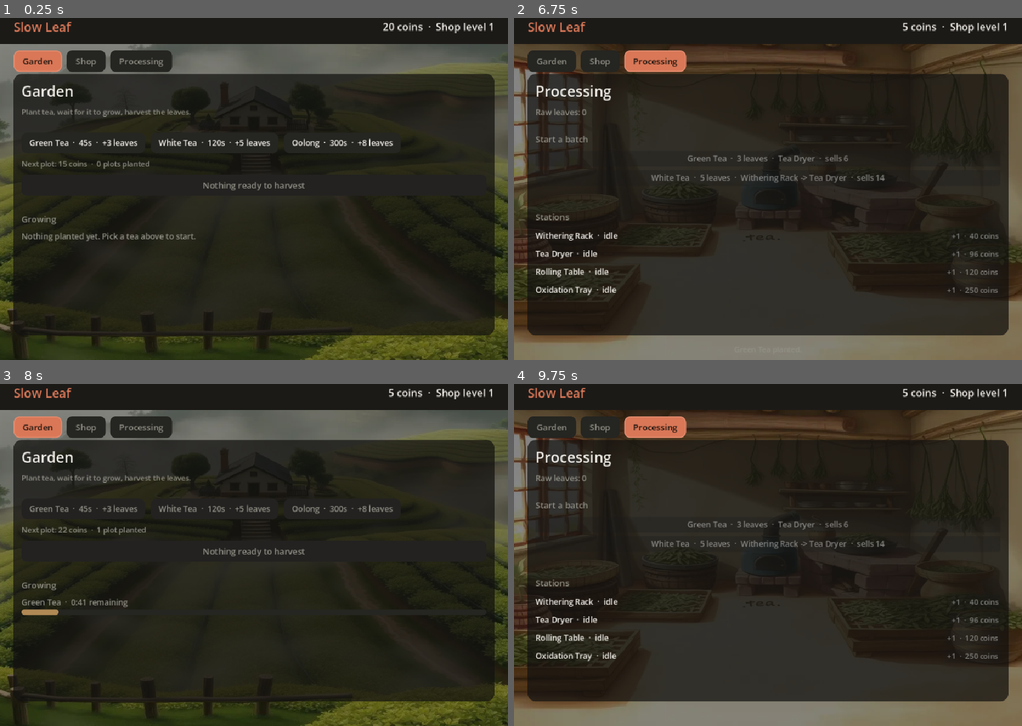
Above: before the commit, frames 1-4 (two rows, left to right).
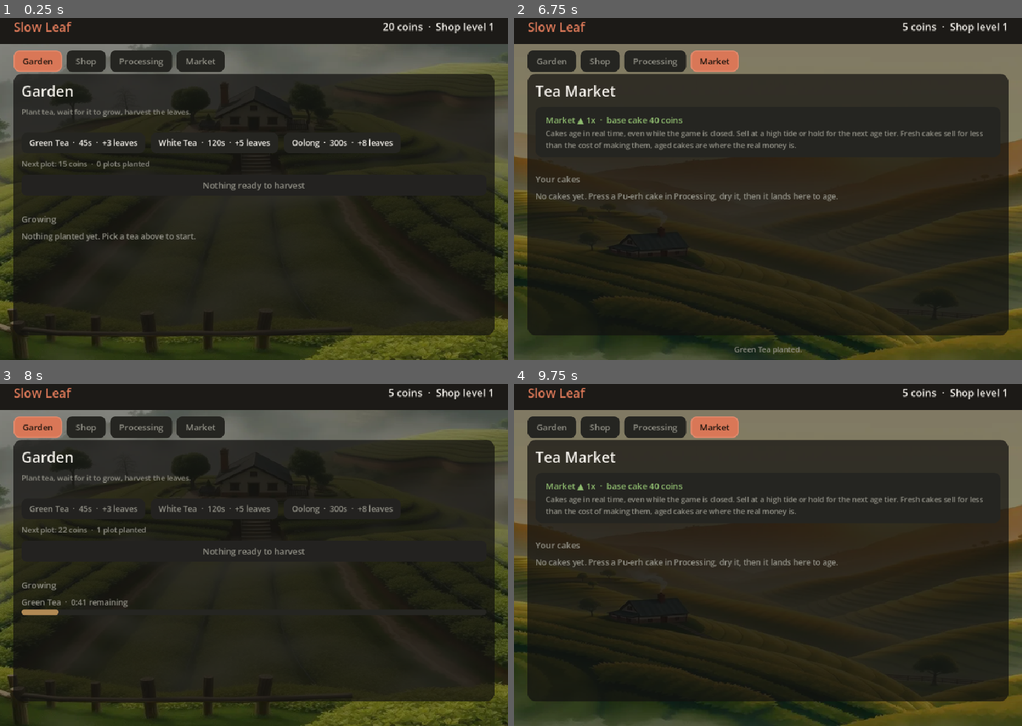
Above: after the commit, the same moments.

Repository: adisetiawanx/indie-game
Game: Godot game, scene res://scenes/main.tscn
Two runs of this game, one before a commit and one after it. Both use one fixed random seed, a clock stepped at 60 frames per second and the inputs below.
Inputs (mouse positions are in pixels of both pictures, inside the frame that each line leads up to):
- Up to frame 1 (0.25 s): no input
- Up to frame 2 (6.75 s): click (717, 62) at 0.5 s, where only the run after the commit has a clickable "Market"; click "Garden" at 1.25 s; click "Shop" at 2 s; click "Processing" at 2.75 s; click "Garden" at 3.5 s; click "Green Tea · 45s · +3 leaves" at 4.25 s; click "Shop" at 5 s; click "Processing" at 5.75 s; click (717, 62) at 6.5 s, where only the run after the commit has a clickable "Market"
- Up to frame 3 (8 s): click "Garden" at 7.25 s
- Up to frame 4 (9.75 s): click "Shop" at 8 s; click "Processing" at 8.75 s; click (717, 428) at 9.5 s, where only the run after the commit has a clickable "Market"

The runs differ from the first frame. In frame 1, 0.6% of the frame differs, in the area x 34-45%, y 9-16%; in frame 2, 30%; in frame 3, 0.6%; in frame 4, 30%, in the area x 0-100%, y 7-100%.

Commit message:
tea market and real-time pu-erh aging with age tiers

Diff:
--- a/scripts/game_state.gd
+++ b/scripts/game_state.gd
@@ -61,6 +61,21 @@
 # Durasi satu langkah stasiun (detik) untuk semua produk di M0.
 const STEP_SECONDS := 10.0
 
+# --- Pasar & aging pu-erh (hook utama, lihat GAME.md) ---
+# Harga dasar kue pu-erh sebelum multiplier.
+const PUER_BASE_PRICE := 40.0
+# Tier aging berbasis WAKTU RIIL (detik), berlaku juga saat game mati.
+const AGE_TIERS := [
+	{"name": "Fresh", "seconds": 0.0, "mult": 1.0},
+	{"name": "Aged", "seconds": 259200.0, "mult": 2.0},       # 3 hari
+	{"name": "Reserve", "seconds": 604800.0, "mult": 4.0},    # 7 hari
+	{"name": "Vintage", "seconds": 2592000.0, "mult": 12.0},  # 30 hari
+	{"name": "Ancestral", "seconds": 8640000.0, "mult": 40.0}, # 100 hari
+]
+# Kisaran multiplier pasar.
+const MARKET_MIN := 0.5
+const MARKET_MAX := 1.7
+
 # --- Data statis: pelanggan ---
 const CUSTOMER_NAMES := [
 	"Mira", "Tomas", "Aiko", "Bram", "Selin", "Oren", "Yuki", "Pak Darma",
@@ -83,7 +98,7 @@
 
 var stock := {}                  # product_id -> jumlah siap saji
 var aging := []                  # [{ready_at}] kue pu-erh yang sedang mengering
-var press_queue := []            # [{ready_at}] pressing di aging rack
+var vintage := []                # [{finished_at}] kue kering, menua real-time
 
 var customer: Dictionary = {}    # pelanggan aktif {name, product, reward, xp}
 var customer_cooldown: float = 0.0
@@ -281,13 +296,87 @@
 	for c in aging:
 		if now >= float(c["ready_at"]):
 			got += 1
-			stock["puer_cake"] = int(stock.get("puer_cake", 0)) + 1
+			vintage.append({"finished_at": now})
 		else:
 			remaining.append(c)
 	aging = remaining
 	if got > 0:
 		stock_changed.emit()
 	return got
+
+
+# ============ PASAR & AGING PU-ERH ============
+
+## Multiplier pasar deterministik dari jam unix: sama untuk semua pemain,
+## berputar mulus tanpa save state, tetap benar setelah game mati berhari-hari.
+func market_mult() -> float:
+	return market_mult_at(_now())
+
+
+## Arah pasar: bandingkan multiplier sekarang vs satu jam lalu.
+func market_direction() -> String:
+	var m_now: float = market_mult()
+	var m_prev: float = market_mult_at(_now() - 3600.0)
+	if m_now > m_prev * 1.03:
+		return "rising"
+	elif m_now < m_prev * 0.97:
+		return "falling"
+	return "steady"
+
+
+func market_mult_at(unix_seconds: float) -> float:
+	var hours: float = unix_seconds / 3600.0
+	var wave: float = (
+		0.35 * sin(hours * 0.26)
+		+ 0.22 * sin(hours * 0.83 + 1.7)
+		+ 0.13 * sin(hours * 2.1 + 4.2)
+	)
+	var t: float = (wave + 0.7) / 1.4
+	return MARKET_MIN + t * (MARKET_MAX - MARKET_MIN)
+
+
+func age_info(age_seconds: float) -> Dictionary:
+	var idx := 0
+	for i in AGE_TIERS.size():
+		if age_seconds >= float(AGE_TIERS[i]["seconds"]):
+			idx = i
+	var tier: Dictionary = AGE_TIERS[idx]
+	var out := {
+		"tier_index": idx,
+		"tier_name": tier["name"],
+		"mult": float(tier["mult"]),
+		"next_seconds": -1.0,
+		"next_mult": 0.0,
+	}
+	if idx + 1 < AGE_TIERS.size():
+		out["next_seconds"] = float(AGE_TIERS[idx + 1]["seconds"])
+		out["next_mult"] = float(AGE_TIERS[idx + 1]["mult"])
+	return out
+
+
+func cake_age_seconds(finished_at: float) -> float:
+	return maxf(0.0, _now() - finished_at)
+
+
+func puer_price(finished_at: float) -> float:
+	var info := age_info(cake_age_seconds(finished_at))
+	return PUER_BASE_PRICE * float(info["mult"]) * market_mult()
+
+
+func vintage_count() -> int:
+	return vintage.size()
+
+
+func sell_cake(index: int) -> bool:
+	if index < 0 or index >= vintage.size():
+		return false
+	var cake: Dictionary = vintage[index]
+	var price := puer_price(float(cake["finished_at"]))
+	coins += price
+	stats_earned += price
+	vintage.remove_at(index)
+	coins_changed.emit()
+	return true
 
 
 # ============ PENYAJIAN ============
@@ -351,6 +440,7 @@
 		station_queues[st] = []
 	stock = {}
 	aging = []
+	vintage = []
 	customer = {}
 	customer_cooldown = 0.0
 	stats_served = 0
@@ -363,7 +453,8 @@
 		"coins": coins, "xp": xp, "shop_level": shop_level,
 		"raw_leaves": raw_leaves, "plots": plots,
 		"plot_price": plot_price, "station_counts": station_counts,
-		"stock": stock, "aging": aging, "stats_served": stats_served,
+		"stock": stock, "aging": aging, "vintage": vintage,
+		"stats_served": stats_served,
 		"stats_earned": stats_earned,
 	}
 	var f := FileAccess.open(SAVE_PATH, FileAccess.WRITE)
@@ -396,5 +487,6 @@
 			station_counts[k] = int(sc[k])
 	stock = parsed.get("stock", {})
 	aging = parsed.get("aging", [])
+	vintage = parsed.get("vintage", [])
 	stats_served = int(parsed.get("stats_served", 0))
 	stats_earned = float(parsed.get("stats_earned", 0.0))
--- a/scripts/main.gd
+++ b/scripts/main.gd
@@ -18,6 +18,7 @@
 var tab_garden: Button
 var tab_shop: Button
 var tab_processing: Button
+var tab_market: Button
 var pages: Dictionary = {}
 
 # garden page
@@ -37,6 +38,11 @@
 var leaves_label: Label
 var product_rows: VBoxContainer
 var station_rows: VBoxContainer
+
+# market page
+var market_label: Label
+var market_hint: Label
+var vintage_rows: VBoxContainer
 
 var status_label: Label
 var status_tween: Tween
@@ -149,11 +155,13 @@
 	tab_garden = _make_tab("Garden")
 	tab_shop = _make_tab("Shop")
 	tab_processing = _make_tab("Processing")
-	for b in [tab_garden, tab_shop, tab_processing]:
+	tab_market = _make_tab("Market")
+	for b in [tab_garden, tab_shop, tab_processing, tab_market]:
 		tabbar.add_child(b)
 	tab_garden.pressed.connect(func(): _show_page("garden"))
 	tab_shop.pressed.connect(func(): _show_page("shop"))
 	tab_processing.pressed.connect(func(): _show_page("processing"))
+	tab_market.pressed.connect(func(): _show_page("market"))
 
 	# --- halaman ---
 	var page_holder := MarginContainer.new()
@@ -167,6 +175,7 @@
 	pages["garden"] = _build_garden_page()
 	pages["shop"] = _build_shop_page()
 	pages["processing"] = _build_processing_page()
+	pages["market"] = _build_market_page()
 	for k in pages.keys():
 		page_holder.add_child(pages[k])
 		pages[k].visible = false
@@ -234,8 +243,11 @@
 	tab_garden.button_pressed = page == "garden"
 	tab_shop.button_pressed = page == "shop"
 	tab_processing.button_pressed = page == "processing"
-	# ganti latar sesuai halaman
+	tab_market.button_pressed = page == "market"
+	# ganti latar sesuai halaman (market pakai latar banner lembah teh)
 	var tex_path := "res://assets/bg_%s.webp" % page
+	if page == "market":
+		tex_path = "res://assets/banner.webp"
 	if ResourceLoader.exists(tex_path):
 		bg_texture.texture = load(tex_path)
 	else:
@@ -434,6 +446,59 @@
 	station_rows = VBoxContainer.new()
 	station_rows.add_theme_constant_override("separation", 6)
 	vbox.add_child(station_rows)
+
+	return _page_backing(scroll)
+
+
+func _build_market_page() -> Control:
+	var scroll := ScrollContainer.new()
+	scroll.horizontal_scroll_mode = ScrollContainer.SCROLL_MODE_DISABLED
+	var vbox := VBoxContainer.new()
+	vbox.size_flags_horizontal = Control.SIZE_EXPAND_FILL
+	vbox.add_theme_constant_override("separation", 10)
+	scroll.add_child(vbox)
+
+	var h := Label.new()
+	h.text = "Tea Market"
+	h.add_theme_font_size_override("font_size", 26)
+	h.add_theme_color_override("font_color", COL_TEXT)
+	vbox.add_child(h)
+
+	# status pasar live
+	var market_panel := PanelContainer.new()
+	var mp_style := _box(COL_SURFACE, 12)
+	mp_style.content_margin_left = 18.0
+	mp_style.content_margin_right = 18.0
+	mp_style.content_margin_top = 12.0
+	mp_style.content_margin_bottom = 12.0
+	market_panel.add_theme_stylebox_override("panel", mp_style)
+	vbox.add_child(market_panel)
+	var mp_v := VBoxContainer.new()
+	mp_v.add_theme_constant_override("separation", 4)
+	market_panel.add_child(mp_v)
+
+	market_label = Label.new()
+	market_label.add_theme_font_size_override("font_size", 15)
+	market_label.add_theme_color_override("font_color", COL_TEXT)
+	mp_v.add_child(market_label)
+
+	market_hint = Label.new()
+	market_hint.add_theme_font_size_override("font_size", 13)
+	market_hint.add_theme_color_override("font_color", COL_MUTED)
+	market_hint.autowrap_mode = TextServer.AUTOWRAP_WORD_SMART
+	mp_v.add_child(market_hint)
+
+	vbox.add_child(_spacer(8))
+
+	var vh := Label.new()
+	vh.text = "Your cakes"
+	vh.add_theme_font_size_override("font_size", 15)
+	vh.add_theme_color_override("font_color", COL_MUTED)
+	vbox.add_child(vh)
+
+	vintage_rows = VBoxContainer.new()
+	vintage_rows.add_theme_constant_override("separation", 8)
+	vbox.add_child(vintage_rows)
 
 	return _page_backing(scroll)
 
@@ -513,6 +578,8 @@
 	_clear_children(stock_rows)
 	var any_stock := false
 	for pid in Game.unlocked_products():
+		if pid == "puer_cake":
+			continue  # kue pu-erh dijual lewat halaman Market, bukan kedai
 		var n: int = int(Game.stock.get(pid, 0))
 		any_stock = any_stock or n > 0
 		var row_text := "%s  ·  %d ready" % [Game.TEA_PRODUCTS[pid]["name"], n]
@@ -585,6 +652,87 @@
 		row.add_child(buy)
 		station_rows.add_child(row)
 
+	# market
+	var m_mult: float = Game.market_mult()
+	var m_dir: String = Game.market_direction()
+	var dir_icon := "="
+	var dir_color := COL_MUTED
+	if m_dir == "rising":
+		dir_icon = "▲"
+		dir_color = COL_SUCCESS
+	elif m_dir == "falling":
+		dir_icon = "▼"
+		dir_color = COL_ACCENT
+	market_label.text = "Market %s %dx  ·  base cake %d coins" % [
+		dir_icon, snappedf(m_mult, 0.01), int(Game.PUER_BASE_PRICE),
+	]
+	market_label.add_theme_color_override("font_color", dir_color)
+	market_hint.text = (
+		"Cakes age in real time, even while the game is closed. "
+		+ "Sell at a high tide or hold for the next age tier. "
+		+ "Fresh cakes sell for less than the cost of making them, "
+		+ "aged cakes are where the real money is."
+	)
+
+	_clear_children(vintage_rows)
+	if Game.vintage.is_empty():
+		var vempty := _muted_row(
+			"No cakes yet. Press a Pu-erh cake in Processing, dry it, then it lands here to age."
+		)
+		vintage_rows.add_child(vempty)
+	for i in Game.vintage.size():
+		var cake: Dictionary = Game.vintage[i]
+		var finished_at: float = float(cake["finished_at"])
+		var age_sec := Game.cake_age_seconds(finished_at)
+		var info: Dictionary = Game.age_info(age_sec)
+		var price := Game.puer_price(finished_at)
+		var row2 := HBoxContainer.new()
+		row2.add_theme_constant_override("separation", 10)
+		var vlbl := Label.new()
+		vlbl.add_theme_font_size_override("font_size", 14)
+		var age_txt := _human_age(age_sec)
+		var next_txt := ""
+		if float(info["next_seconds"]) >= 0.0:
+			var remain: float = float(info["next_seconds"]) - age_sec
+			next_txt = "  ·  next tier in %s (x%s)" % [
+				_human_age(remain), _fmt_mult(float(info["next_mult"])),
+			]
+		vlbl.text = "Pu-erh Cake  ·  %s (x%s)  ·  sells %d coins%s" % [
+			info["tier_name"], _fmt_mult(float(info["mult"])), int(price), next_txt,
+		]
+		var is_fresh: bool = int(info["tier_index"]) == 0
+		vlbl.add_theme_color_override(
+			"font_color", COL_MUTED if is_fresh else COL_ACCENT
+		)
+		row2.add_child(vlbl)
+		var spacer3 := Control.new()
+		spacer3.size_flags_horizontal = Control.SIZE_EXPAND_FILL
+		row2.add_child(spacer3)
+		var sell := Button.new()
+		sell.text = "Sell  ·  %d" % int(price)
+		sell.add_theme_font_size_override("font_size", 13)
+		sell.pressed.connect(_on_sell_cake.bind(i))
+		row2.add_child(sell)
+		vintage_rows.add_child(row2)
+
+
+func _human_age(seconds: float) -> String:
+	if seconds < 90.0:
+		return "%ds" % int(seconds)
+	if seconds < 5400.0:
+		return "%dm" % int(round(seconds / 60.0))
+	if seconds < 129600.0:
+		return "%dh" % int(round(seconds / 3600.0))
+	return "%dd" % int(round(seconds / 86400.0))
+
+
+func _fmt_mult(m: float) -> String:
+	# tampilkan tanpa nol menggantung: 2 -> "2", 2.5 -> "2.5", 1.25 -> "1.25"
+	var rounded: float = snappedf(m, 0.01)
+	if absf(rounded - roundf(rounded)) < 0.005:
+		return str(int(roundf(rounded)))
+	return str(rounded).pad_decimals(2).rstrip("0").rstrip(".")
+
 
 func _clear_children(node: Node) -> void:
 	for c in node.get_children():
@@ -627,6 +775,14 @@
 func _on_buy_station(st: String) -> void:
 	if Game.buy_station(st):
 		_flash("%s added." % Game.STATIONS[st]["name"])
+
+
+func _on_sell_cake(index: int) -> void:
+	if index >= Game.vintage.size():
+		return
+	var price := Game.puer_price(float(Game.vintage[index]["finished_at"]))
+	if Game.sell_cake(index):
+		_flash("Cake sold for %d coins." % int(price))
 
 
 func _on_serve() -> void:
@@ -765,9 +921,35 @@
 	if Game.aging.size() > 0:
 		Game.aging[0]["ready_at"] = Game._now() - 1.0
 		fails += _check(Game.collect_cakes() == 1, "cake collected after drying")
+		fails += _check(Game.vintage.size() == 1, "dried cake enters vintage shelf")
 	else:
-		fails += 1
-	fails += _check(int(Game.stock.get("puer_cake", 0)) == 1, "puer cake in stock")
+		fails += 2
+
+	# --- pasar & aging (hook utama) ---
+	var mm: float = Game.market_mult()
+	fails += _check(mm >= Game.MARKET_MIN and mm <= Game.MARKET_MAX, "market mult within bounds")
+	fails += _check(absf(Game.market_mult_at(1757000000.0) - Game.market_mult_at(1757000000.0)) < 1e-9,
+		"market price deterministic at fixed time")
+	var info0: Dictionary = Game.age_info(0.0)
+	fails += _check(info0["tier_name"] == "Fresh" and absf(float(info0["mult"]) - 1.0) < 0.01,
+		"fresh cake is tier 0 x1")
+	var info3d: Dictionary = Game.age_info(259200.0 + 1.0)
+	fails += _check(info3d["tier_name"] == "Aged" and absf(float(info3d["mult"]) - 2.0) < 0.01,
+		"3-day-old cake is Aged x2")
+	var fresh_price: float = Game.puer_price(Game._now())
+	fails += _check(fresh_price > 0.0, "puer price computes positive")
+	# simulasi kue tua: finished_at dimundurkan 8 hari -> tier Reserve x4
+	var old_finished: float = Game._now() - (604800.0 + 3600.0)
+	var old_info: Dictionary = Game.age_info(Game.cake_age_seconds(old_finished))
+	fails += _check(old_info["tier_name"] == "Reserve" and absf(float(old_info["mult"]) - 4.0) < 0.01,
+		"8-day-old cake is Reserve x4")
+	fails += _check(Game.puer_price(old_finished) > fresh_price * 3.0,
+		"aged cake worth far more than fresh")
+	fails += _check(not Game.sell_cake(99), "selling invalid index rejected")
+	var coins_pre_sell: float = Game.coins
+	fails += _check(Game.sell_cake(0), "sell cake succeeds")
+	fails += _check(Game.coins > coins_pre_sell, "selling credits coins")
+	fails += _check(Game.vintage.is_empty(), "vintage empty after selling")
 
 	# --- pelanggan ---
 	Game.stock = {"green_tea": 2}  # stok tunggal biar pilihan pelanggan deterministik
@@ -821,8 +1003,13 @@
 		"name": "Nyonya Lian", "product": "green_tea",
 		"reward": 6.0, "xp": 1, "patience": 28.0,
 	}
+	# kue contoh: satu fresh, satu berumur 8 hari (Reserve)
+	Game.vintage = [
+		{"finished_at": Game._now() - 120.0},
+		{"finished_at": Game._now() - (604800.0 + 3600.0)},
+	]
 	var out_dir := ProjectSettings.globalize_path("user://")
-	for entry in [["garden", "garden"], ["shop", "shop"], ["processing", "processing"]]:
+	for entry in [["garden", "garden"], ["shop", "shop"], ["processing", "processing"], ["market", "market"]]:
 		_show_page(entry[0])
 		_refresh()
 		await get_tree().process_frame
